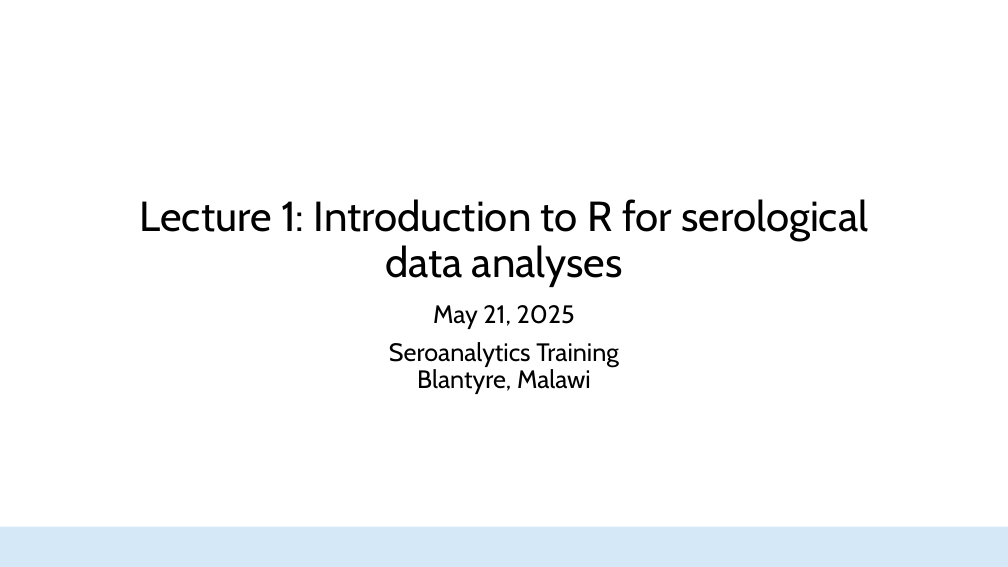
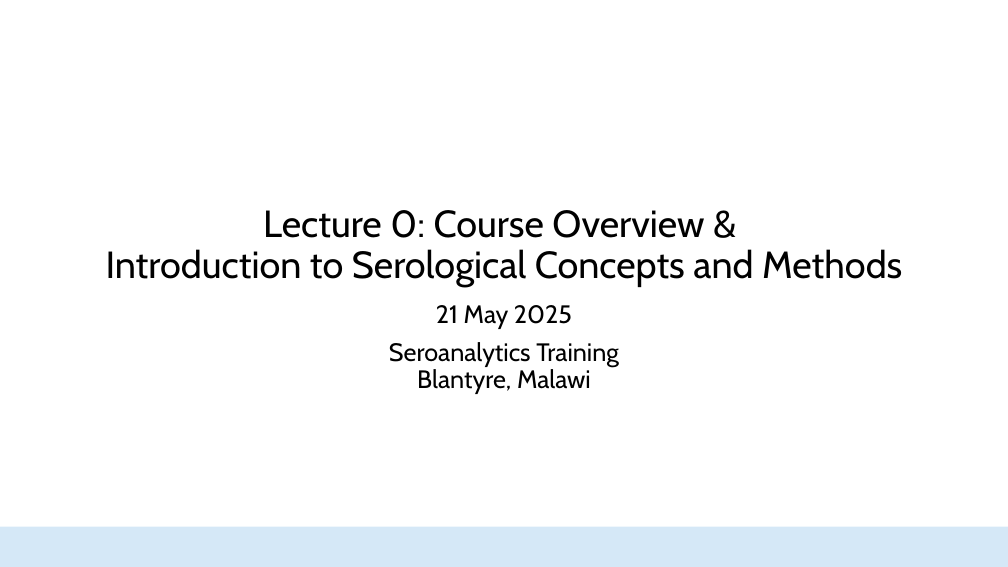
Before and after one commit to HopkinsIDD/seroanalytics_workshop, a slide deck: slide 1 of Lecture 1/Lecture 1.pptx. Drawn at 1008x567 pixels with LibreOffice and Linux fonts; fonts in the diff are those of the drawing; background and template pictures are left out. Boxes give left, top, right and bottom in pixels: in the first picture for what was removed or moved away, otherwise in the second. Text is boxed around its words. In the diff, an @@ line names an element or a change of style, - is before the commit and + after.

```diff
--- a/Lecture 1/Lecture 1.pptx
+++ b/Lecture 1/Lecture 1.pptx
@@ title at <box>106,210,902,287</box>: text changed; size 40 to 36 pt @@
-Lecture 1: Introduction to R for serological data analyses
+Lecture 0: Course Overview &
+Introduction to Serological Concepts and Methods
@@ subtitle at <box>436,305,572,329</box>: text changed @@
-May 21, 2025
+21 May 2025
```
Also in this commit, not shown: 32 slides added, 14 slides removed, 16 other files.
